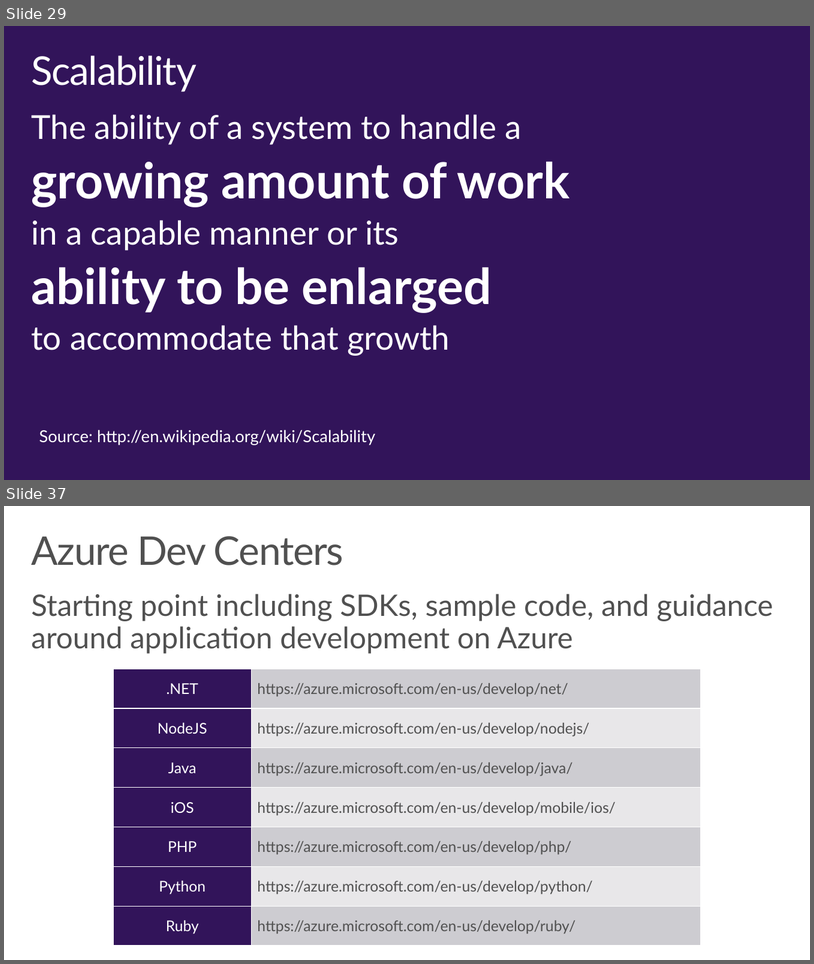
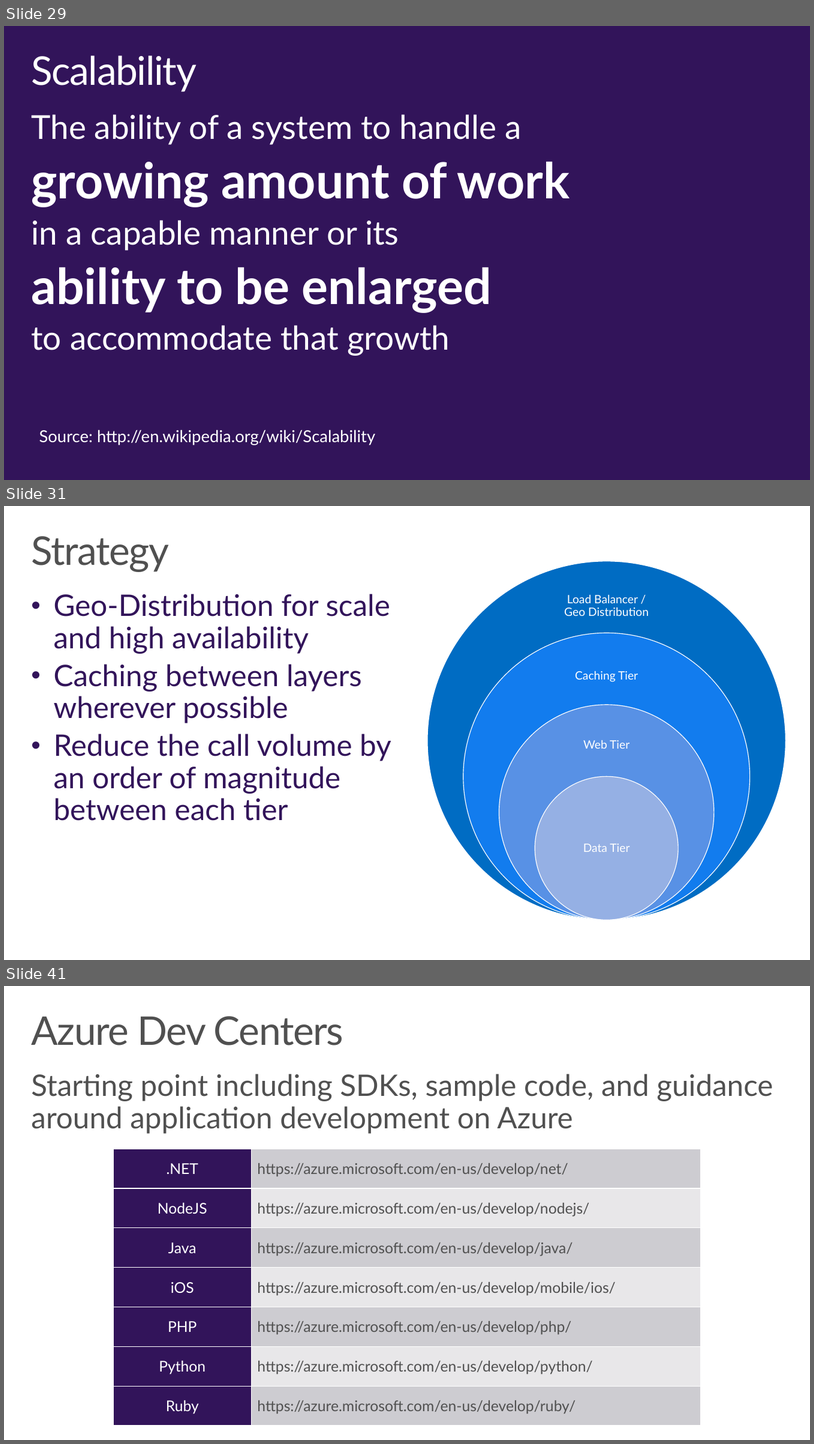
Before and after one commit to wely/DevCamp, a slide deck: Presentation/Module02-ModernCloudApps.pptx. Shown one above the other, each under a label of ours: slides 29 and 37 before the commit, slides 29, 31 and 41 after it; the slides between them are not shown. The pictures are 814x964 and 814x1444 pixels, drawn with LibreOffice and Linux fonts; fonts in the diff are those of the drawing; background and template pictures are left out. Boxes give left, top, right and bottom in pixels: in the first picture for what was removed or moved away, otherwise in the second. Text is boxed around its words. In the diff, an @@ line names an element or a change of style, - is before the commit and + after.

```diff
--- a/Presentation/Module02-ModernCloudApps.pptx
+++ b/Presentation/Module02-ModernCloudApps.pptx
@@ slide 31 added at (4, 506, 810, 960), background #FFFFFF @@
@@ title added at (31, 536, 169, 572), 48 pt, text #505050 @@
+Strategy
@@ text added at (54, 594, 391, 820), 36 pt, text #32145A @@
+• Geo-Distribution for scale
+  and high availability
+• Caching between layers
+  wherever possible
+• Reduce the call volume by
+  an order of magnitude
+  between each tier
@@ group added at (428, 561, 785, 920): 4 ellipses, 4 texts @@
+Load Balancer / Geo Distribution
+Caching Tier
+Web Tier
+Data Tier
@@ what was slide 37 is now slide 41 @@
```
Also in this commit, not shown: 8 slides changed, 5 other slides added, 2 slides removed.
